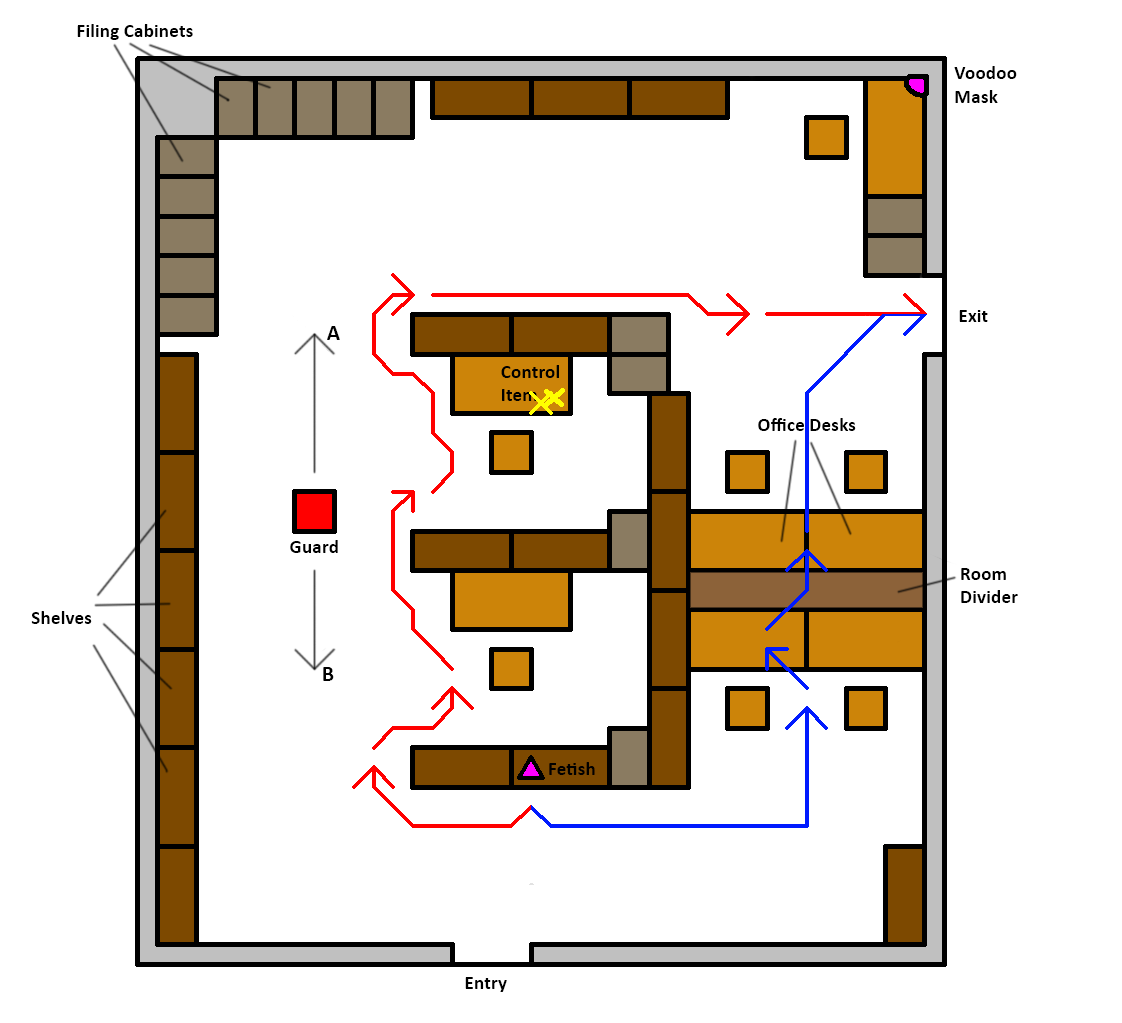
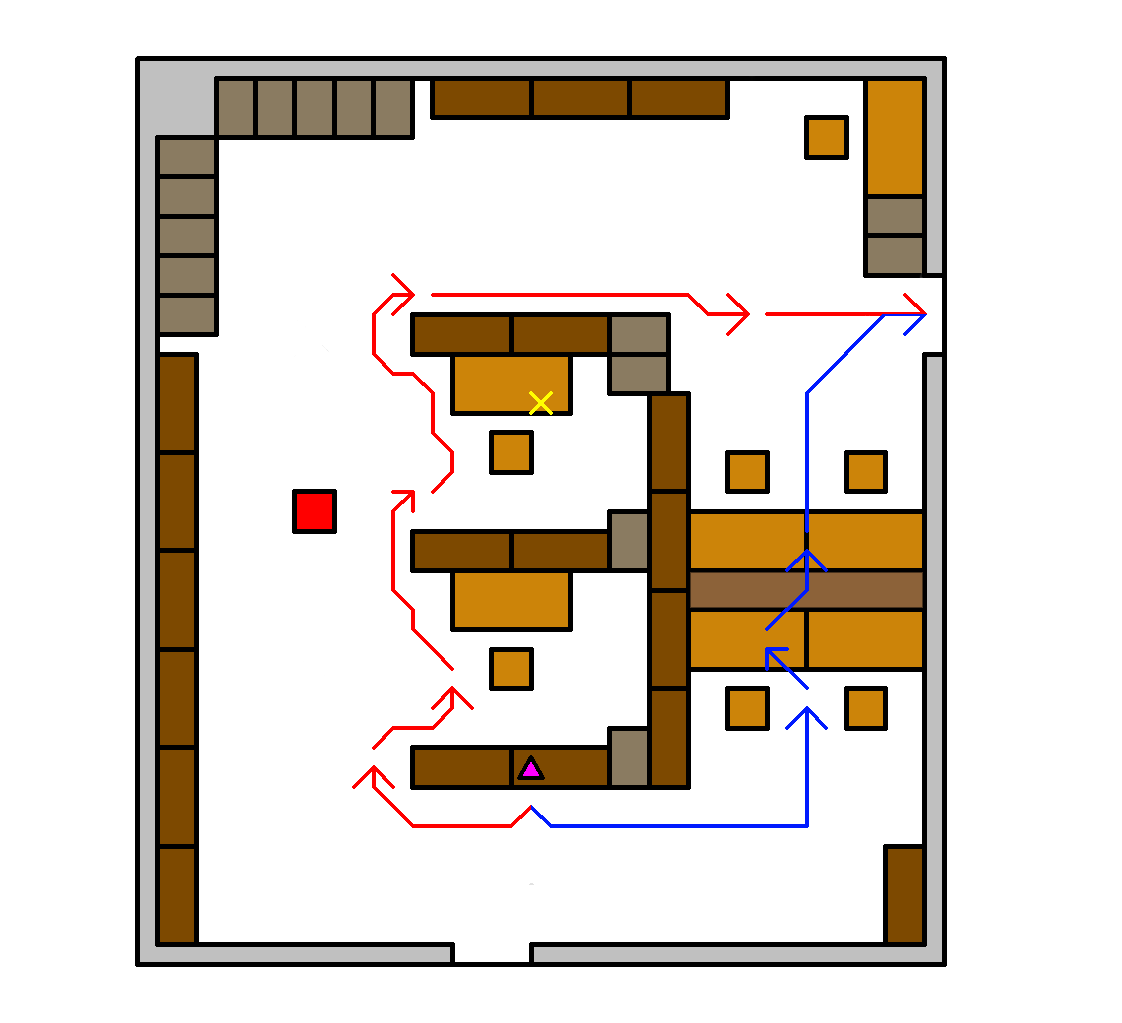
Layered file, before and after one edit (1122px x 1023px). Changes by layer:
hid group "Beschriftung" (14 layers) over [31, 24, 1018, 992]
hid "Background" over [31, 24, 1018, 992]
